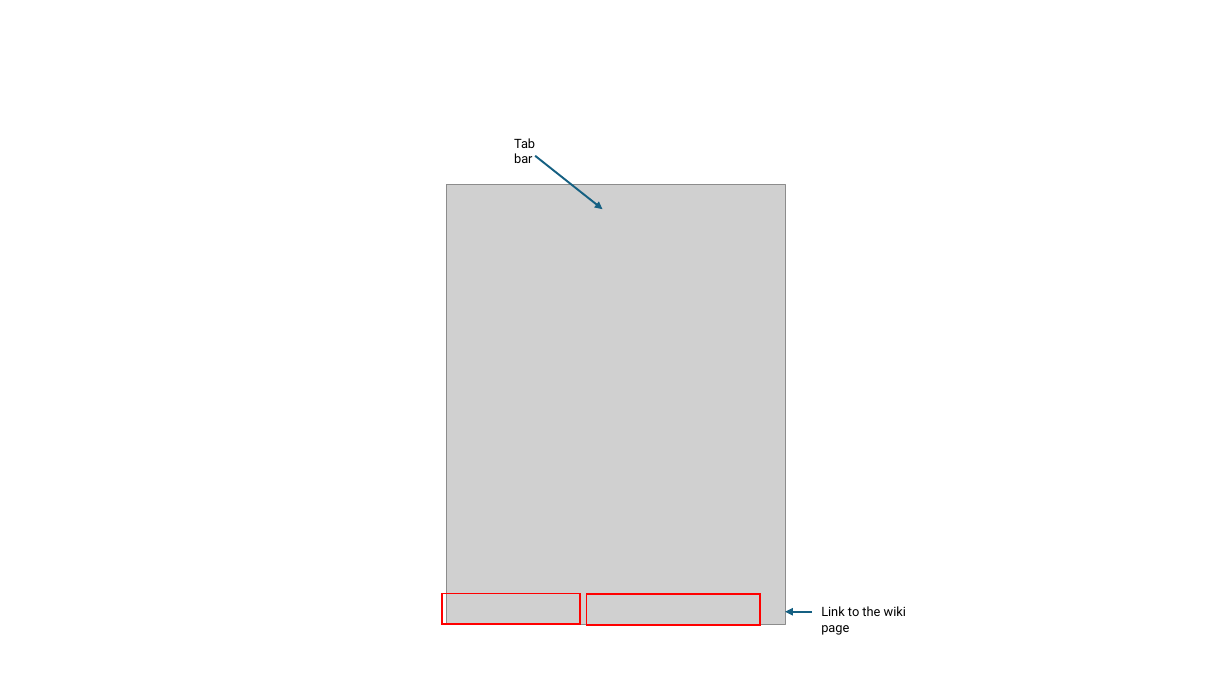
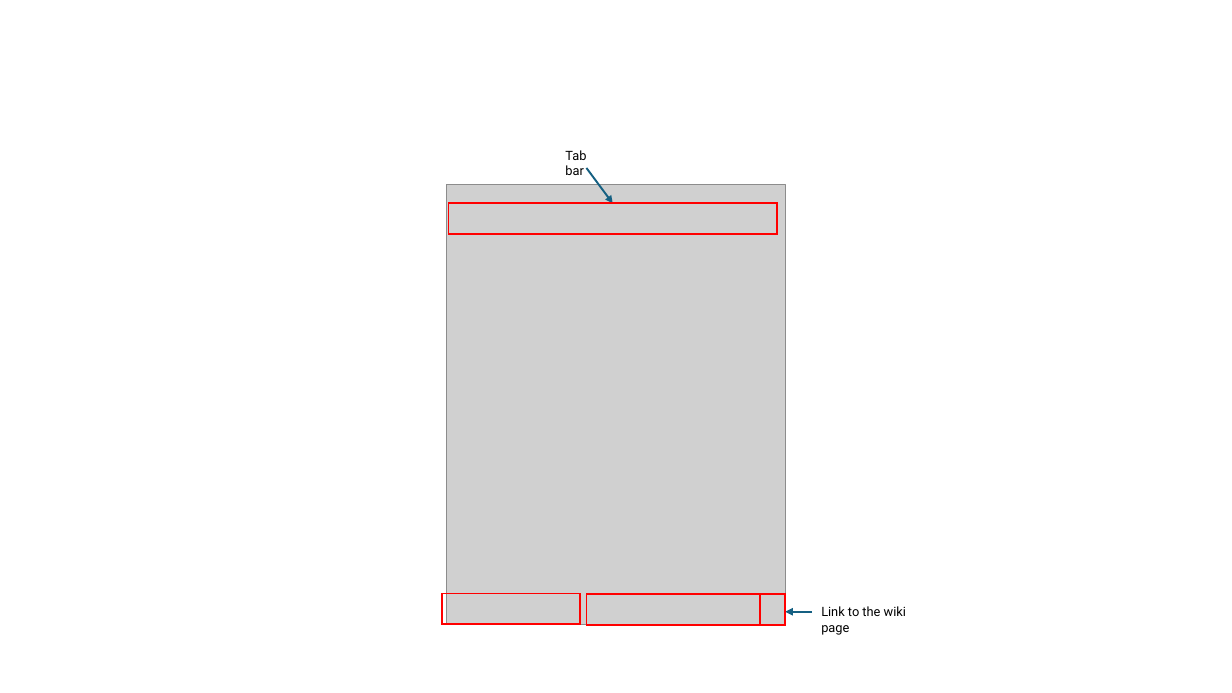
Before and after one commit to geolta/FreeCAD-Ribbon, a slide deck: slide 3 of Wiki pictures.pptx. Drawn at 1232x693 pixels with LibreOffice and Linux fonts; fonts in the diff are those of the drawing; grey boxes stand for pictures. Boxes give left, top, right and bottom in pixels: in the first picture for what was removed or moved away, otherwise in the second. Text is boxed around its words. In the diff, an @@ line names an element or a change of style, - is before the commit and + after.

```diff
--- a/Wiki pictures.pptx
+++ b/Wiki pictures.pptx
@@ text "Tab bar": place and size @@
-text "Tab bar" at (514,138,535,163)
+text "Tab bar" at (565,150,586,175)
@@ arrow moved from (535, 156) - (603, 209) to (587, 168) - (613, 203) @@
@@ rectangle added at (448,203,777,234), outline #FF0000 1.5 pt @@
@@ rectangle added at (760,594,786,625), outline #FF0000 1.5 pt @@
```
Also in this commit, not shown: 2 other slides changed, 5 slides added, 3 other files.
